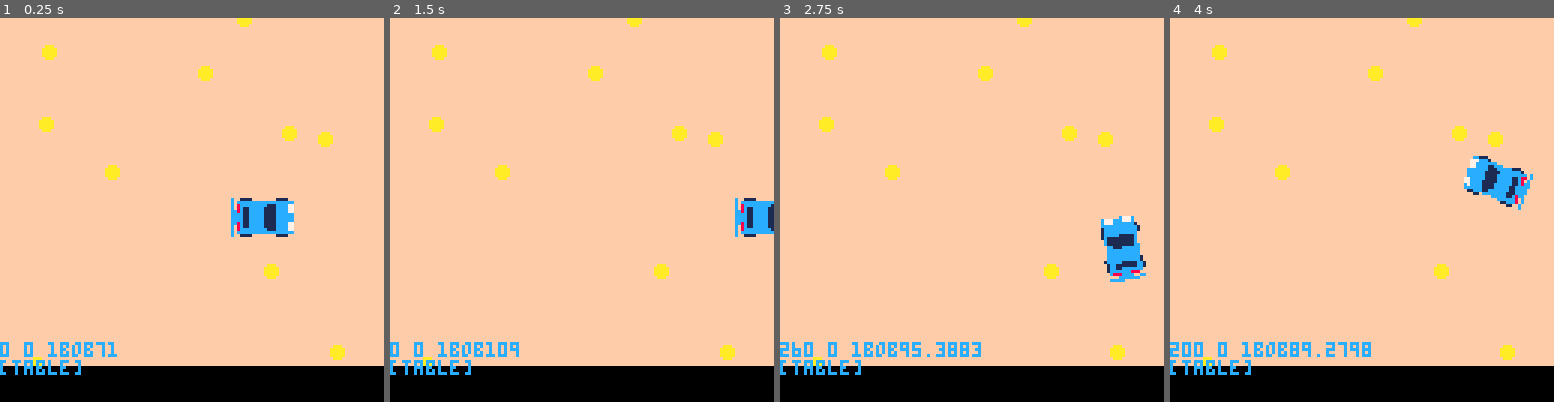
Above: before the commit, frames 1-4 (left to right).
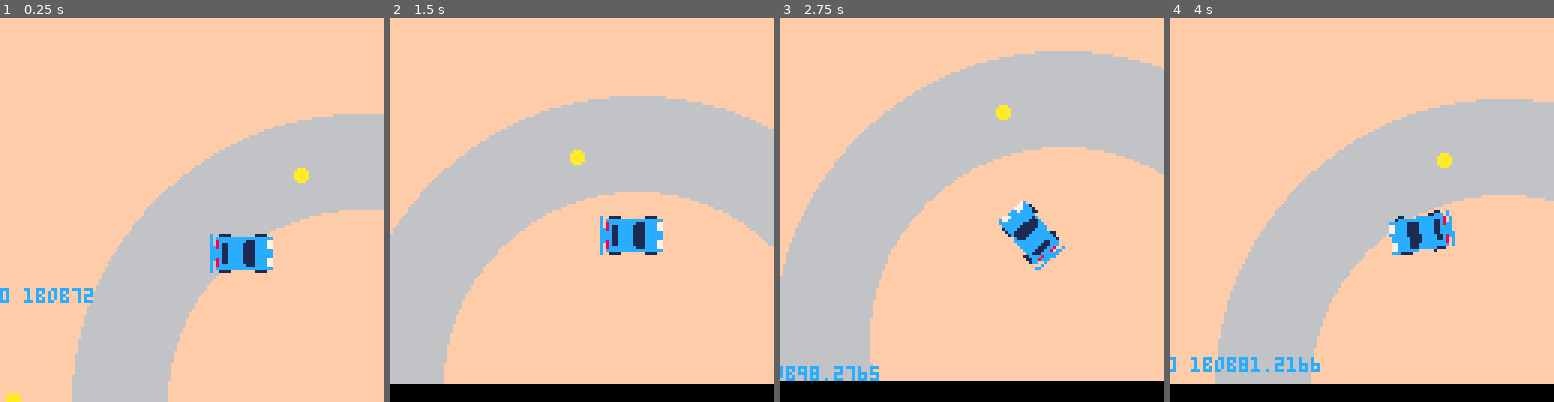
Above: after the commit, the same moments.

Repository: graearea/pico8
Game: PICO-8 cartridge drift.p8
Same seed, same stepped clock (60 frames per second), same inputs: the game is played once before the commit and once after it.
Inputs:
- Up to frame 1 (0.25 s): no input
- Up to frame 2 (1.5 s): no input
- Up to frame 3 (2.75 s): hold Right 1.6-2.1 s; hold Right from 2.47 s (still down)
- Up to frame 4 (4 s): release Right at 3.03 s; hold Left 3.08-3.58 s

The runs differ from the first frame. In frame 1, 36% of the frame differs, in the area x 0-100%, y 0-100%; in frame 2, 38%; in frame 3, 41%, in the area x 0-100%, y 0-95%; in frame 4, 34%.

Commit message:
shit circle road

Diff:
--- a/drift.p8
+++ b/drift.p8
@@ -16,15 +16,18 @@
 
 function circle()
  for i = 0, 10 do
-  x = flr(rnd(128))
-  y = flr(rnd(128))
+  x = flr(rnd(256))
+  y = flr(rnd(256))
 
   add(blobs,{x,y})
  end
 end
 
 function _draw()
-  rectfill(0,0,127,127,15)
+  camera(car.x-64,car.y-64)
+  rectfill(0,0,1024,1027,15)
+   circfill(128,128,96,6)
+   circfill(128,128,64,15)
 
   for i= 1,10 do
    circfill(blobs[i][1],blobs[i][2],2,10)
@@ -33,11 +36,6 @@
 
   circle()
   car:draw()
---  print("dx:"..round(car.speed*cos(car.angle),1),0,120)
---  print("dy:"..round(car.speed*sin(car.angle),1),32,120)
---  print("spd:"..car.speed,64,120)
---  print("a:"..car.a,96,120)
-  print(blobs[1])
 end
 function printstatus(text)
  print(text)
